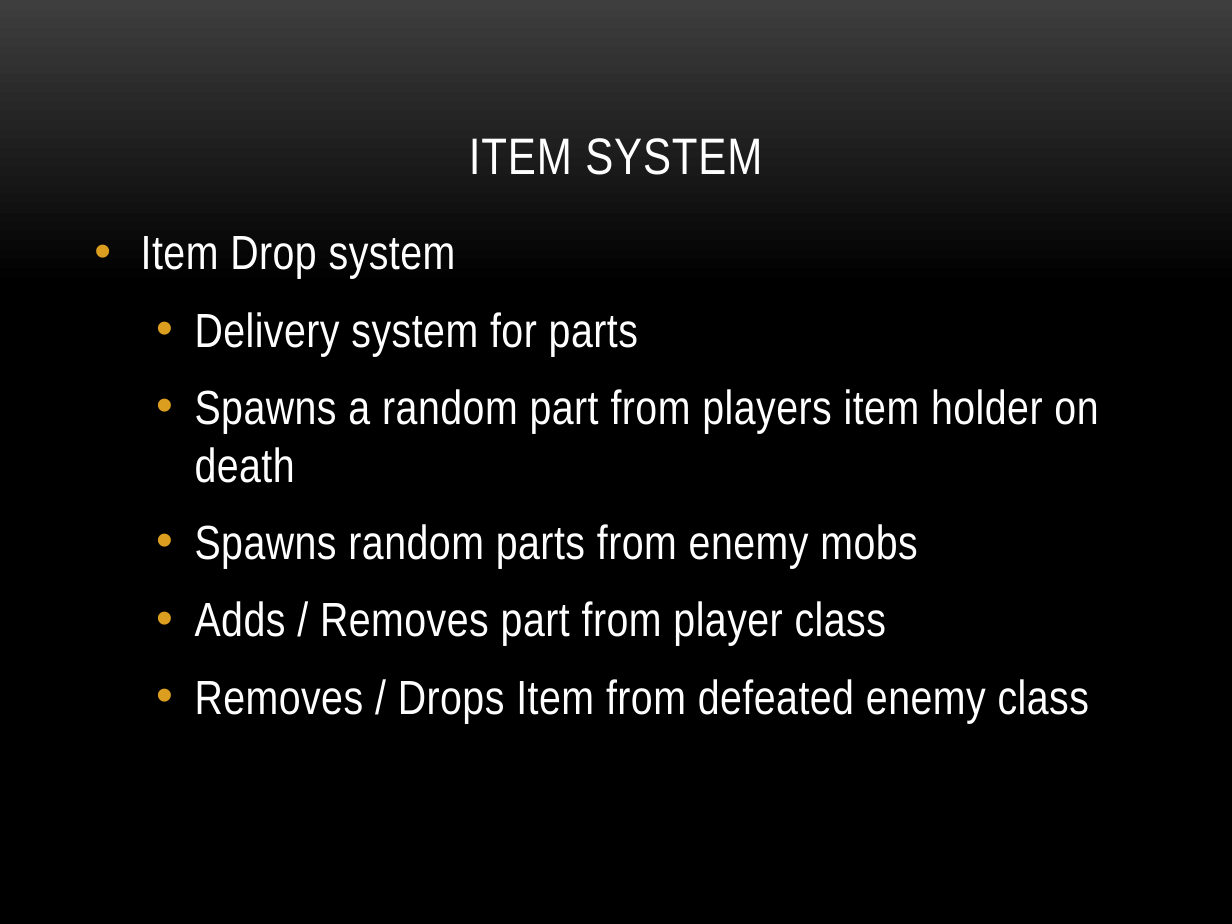
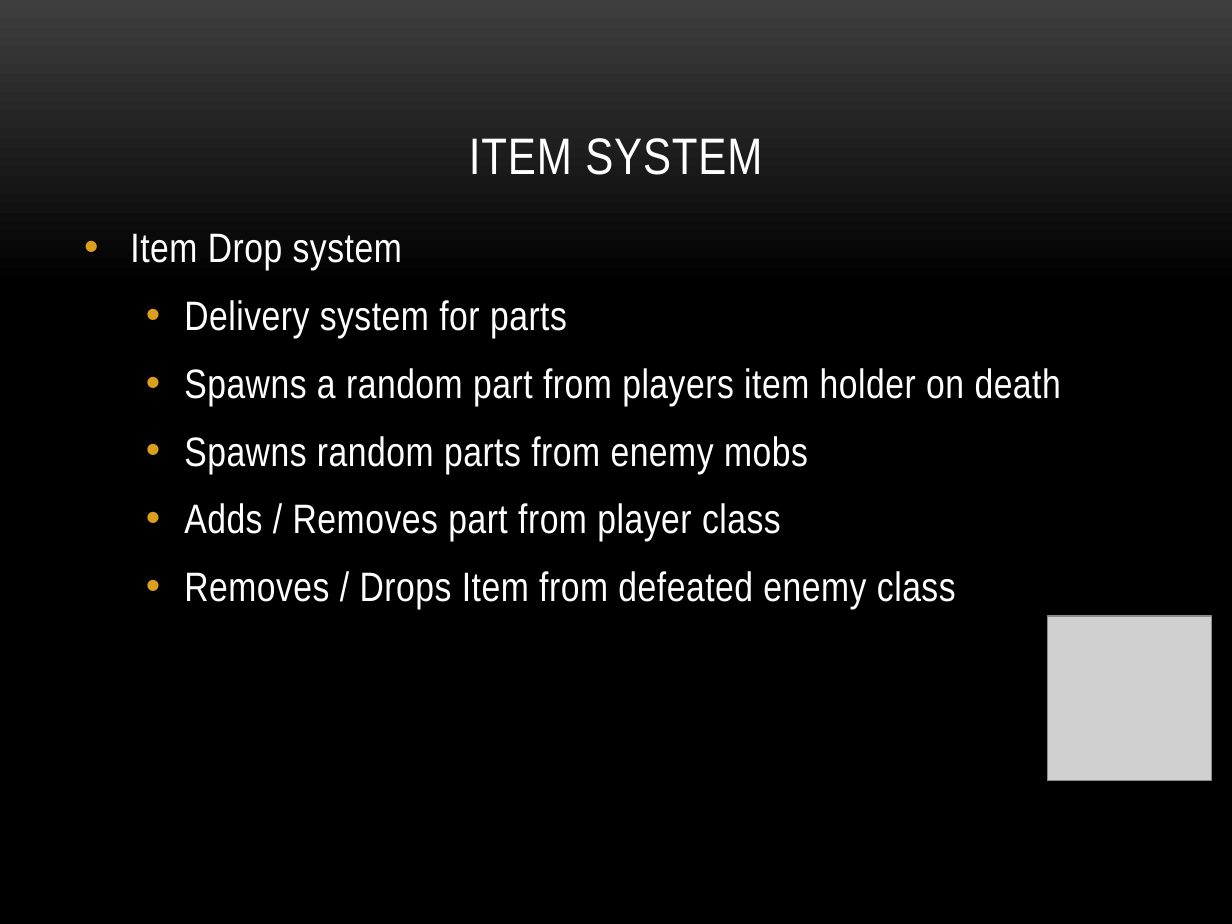
Before and after one commit to sadaust/Eevee-Hound-Final, a slide deck: slide 13 of elimbination_presentation_v5.pptx. Drawn at 1232x924 pixels with LibreOffice and Linux fonts; fonts in the diff are those of the drawing; grey boxes stand for pictures; background and template pictures are left out. Boxes give left, top, right and bottom in pixels: in the first picture for what was removed or moved away, otherwise in the second. Text is boxed around its words. In the diff, an @@ line names an element or a change of style, - is before the commit and + after.

Commit message:
POWERPOINT

```diff
--- a/elimbination_presentation_v5.pptx
+++ b/elimbination_presentation_v5.pptx
@@ text "Item Drop system": place and size @@
-text "Item Drop system" at bbox=[141, 236, 1098, 723]
+text "Item Drop system" at bbox=[130, 233, 1061, 609]
@@ text "Item Drop system" at bbox=[130, 233, 1061, 609]: size 28 to 24 pt @@
@@ picture added at bbox=[1047, 616, 1211, 780] @@
```
Also in this commit, not shown: 18 other slides changed, 3 other files.
